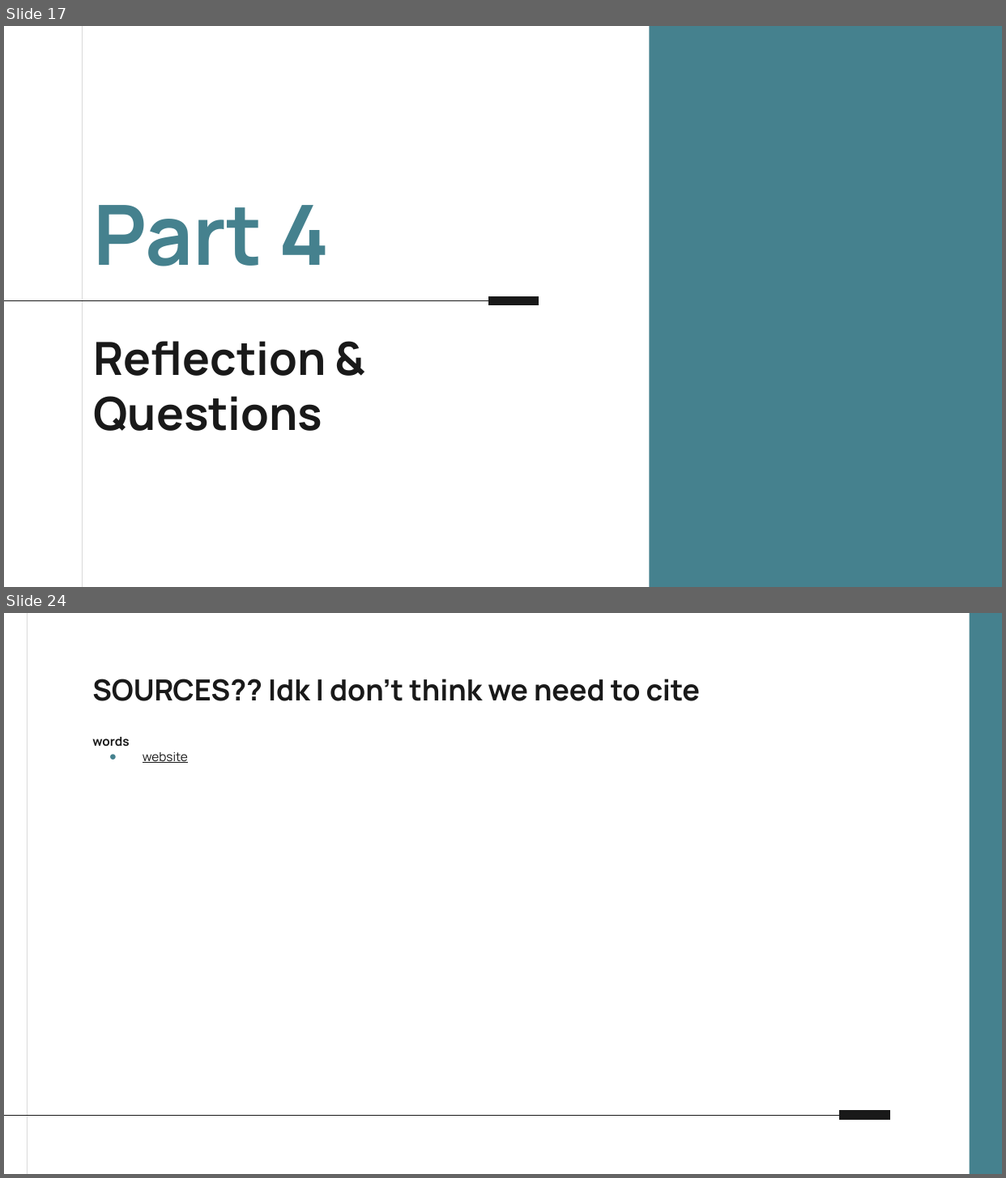
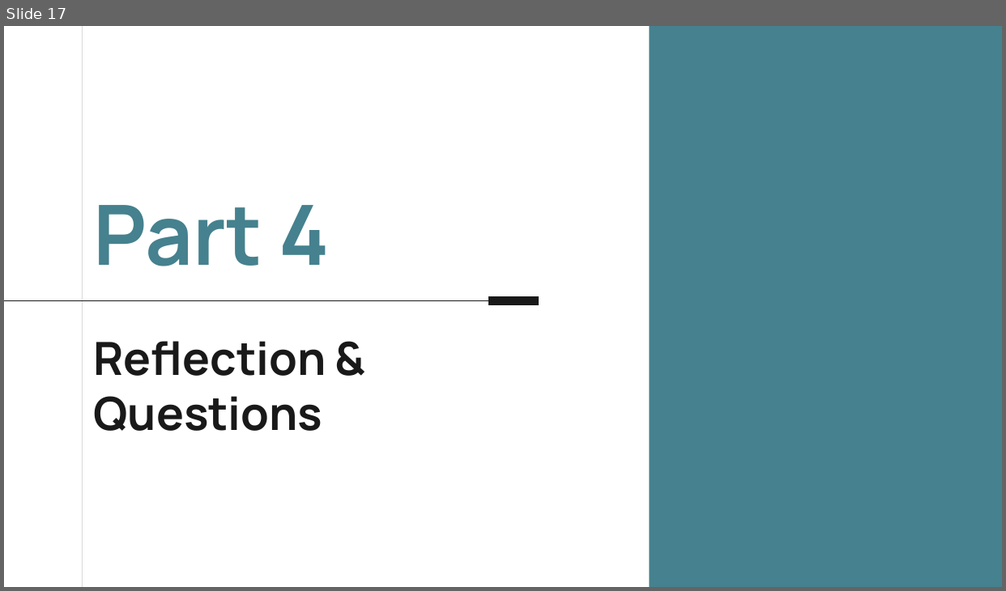
Before and after one commit to benmikeand/DASC41103_projects_team2, a slide deck: projects/project_1/results/Project_1_Presentation.pptx. Shown one above the other, each under a label of ours: slides 17 and 24 before the commit, slide 17 after it; the slides between them are not shown. The pictures are 1006x1178 and 1006x591 pixels, drawn with LibreOffice and Linux fonts; fonts in the diff are those of the drawing. Boxes give left, top, right and bottom in pixels: in the first picture for what was removed or moved away, otherwise in the second. Text is boxed around its words. In the diff, an @@ line names an element or a change of style, - is before the commit and + after.

```diff
--- a/projects/project_1/results/Project_1_Presentation.pptx
+++ b/projects/project_1/results/Project_1_Presentation.pptx
@@ slide 24 removed at (x1=4, y1=613, x2=1002, y2=1174), background #FFFFFF @@
@@ line removed from (27, 613) to (27, 1174) @@
@@ rectangle removed at (x1=970, y1=613, x2=1002, y2=1174) @@
@@ title removed at (x1=92, y1=679, x2=700, y2=701) @@
-SOURCES?? Idk I don’t think we need to cite
@@ text removed at (x1=92, y1=737, x2=188, y2=763) @@
-words
-● website
@@ line removed from (839, 1115) to (4, 1115) @@
@@ line removed from (890, 1115) to (839, 1115) @@
```
Also in this commit, not shown: 8 slides changed, 1 slide added, 3 other files.
